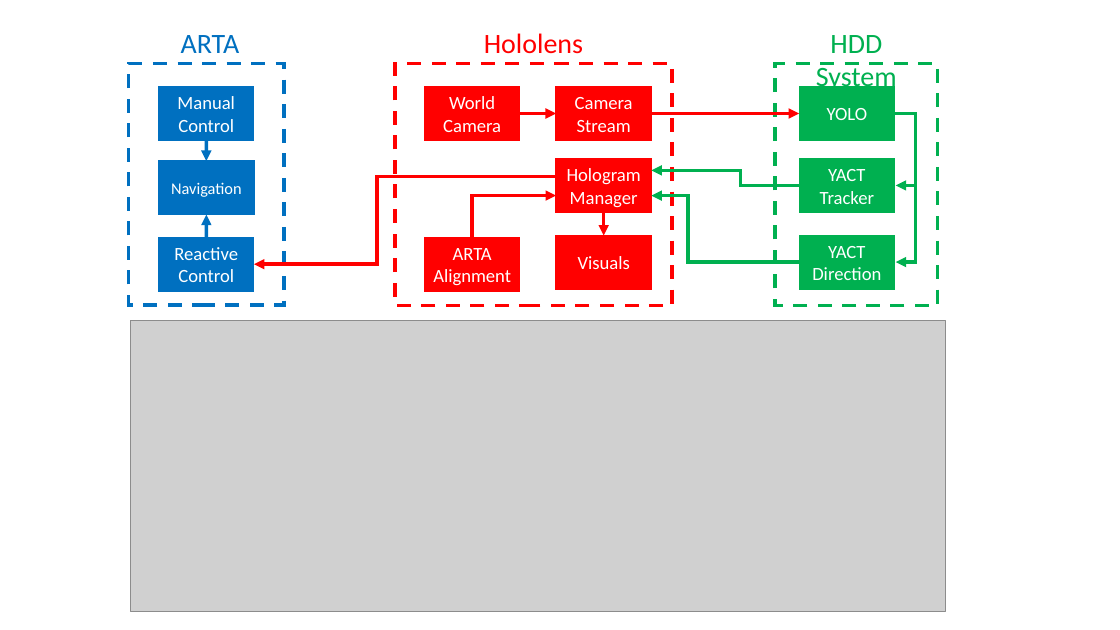
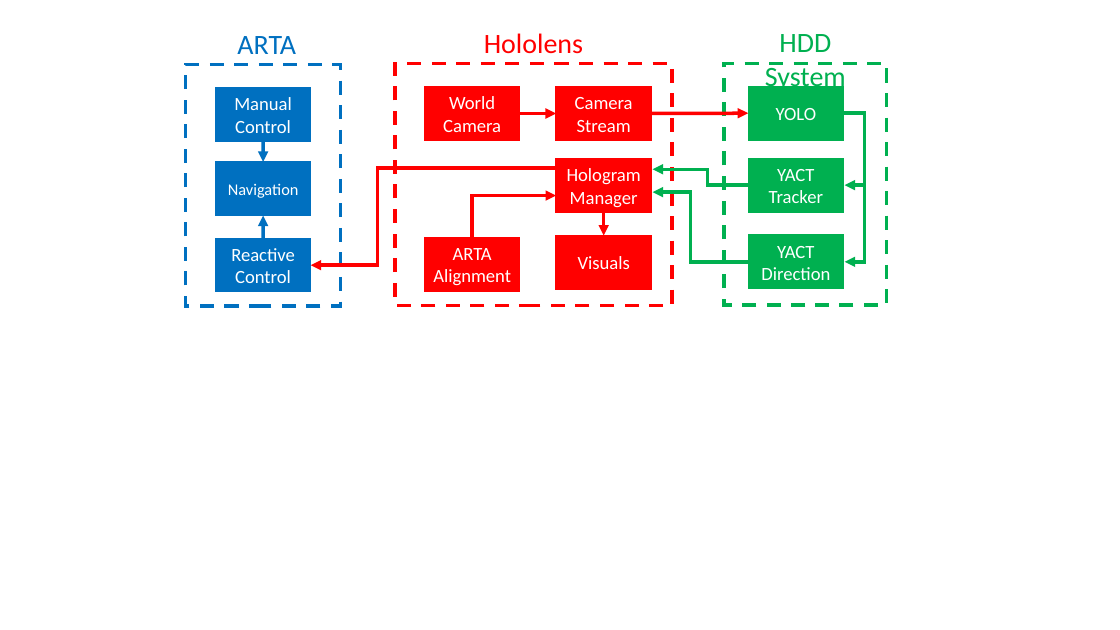
Before and after one commit to alaksana96/FinalYearProject, a slide deck: slide 2 of FinalReport/img/chapter4_analysis/Diagrams.pptx. Drawn at 1120x630 pixels with LibreOffice and Linux fonts; fonts in the diff are those of the drawing; grey boxes stand for pictures. Boxes give left, top, right and bottom in pixels: in the first picture for what was removed or moved away, otherwise in the second. Text is boxed around its words. In the diff, an @@ line names an element or a change of style, - is before the commit and + after.

```diff
--- a/FinalReport/img/chapter4_analysis/Diagrams.pptx
+++ b/FinalReport/img/chapter4_analysis/Diagrams.pptx
@@ 4 rectangles, 2 arrows, 1 text: place and size @@
-4 rectangles, 2 arrows, 1 text at [129, 35, 284, 305]
+4 rectangles, 2 arrows, 1 text at [186, 36, 341, 307]
@@ arrow moved from (651, 113) - (799, 113) to (651, 113) - (749, 113) @@
@@ 4 rectangles, 2 elbow arrows, 1 text: place and size @@
-4 rectangles, 2 elbow arrows, 1 text at [776, 35, 939, 306]
+4 rectangles, 2 elbow arrows, 1 text at [724, 34, 887, 305]
@@ elbow arrow moved from (556, 176) - (254, 264) to (556, 168) - (311, 266) @@
@@ elbow arrow moved from (799, 186) - (651, 171) to (749, 185) - (653, 170) @@
@@ elbow arrow moved from (799, 262) - (651, 196) to (749, 262) - (653, 192) @@
@@ picture removed at [130, 321, 946, 612] @@
```
Also in this commit, not shown: 1 other file.
